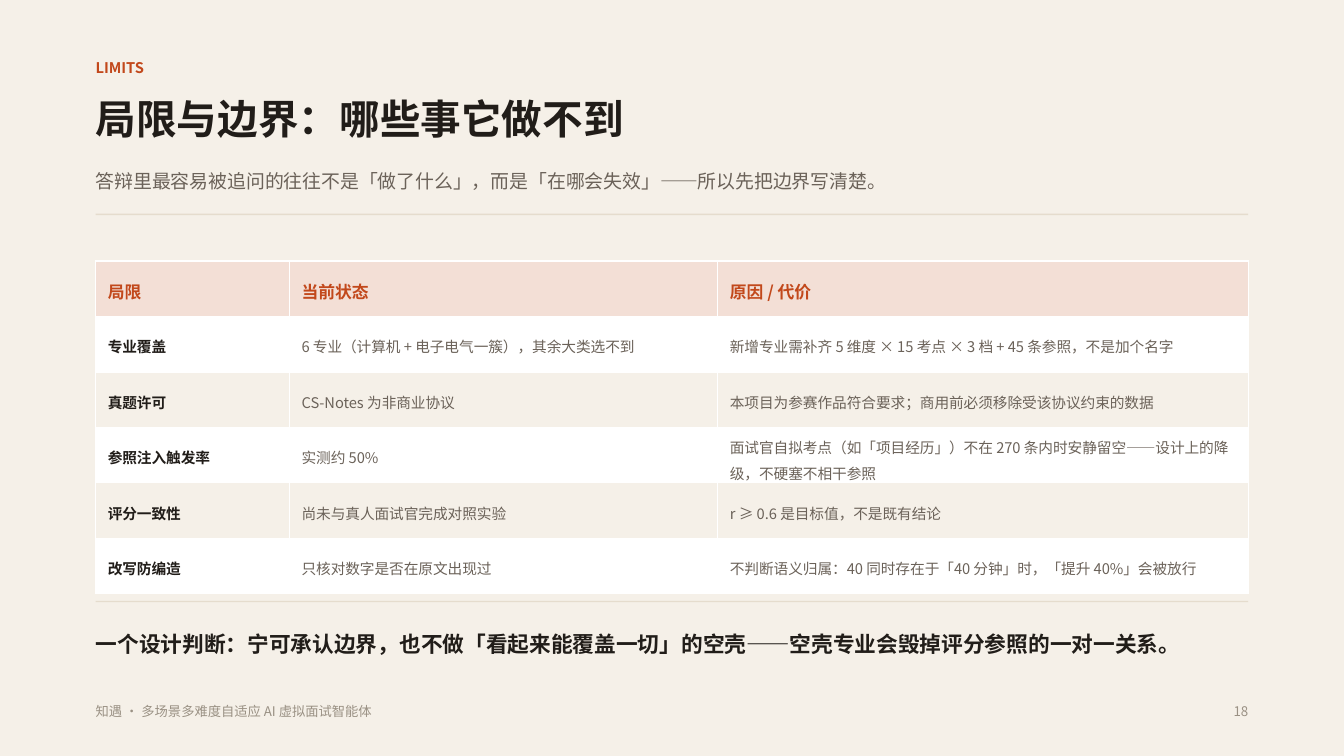
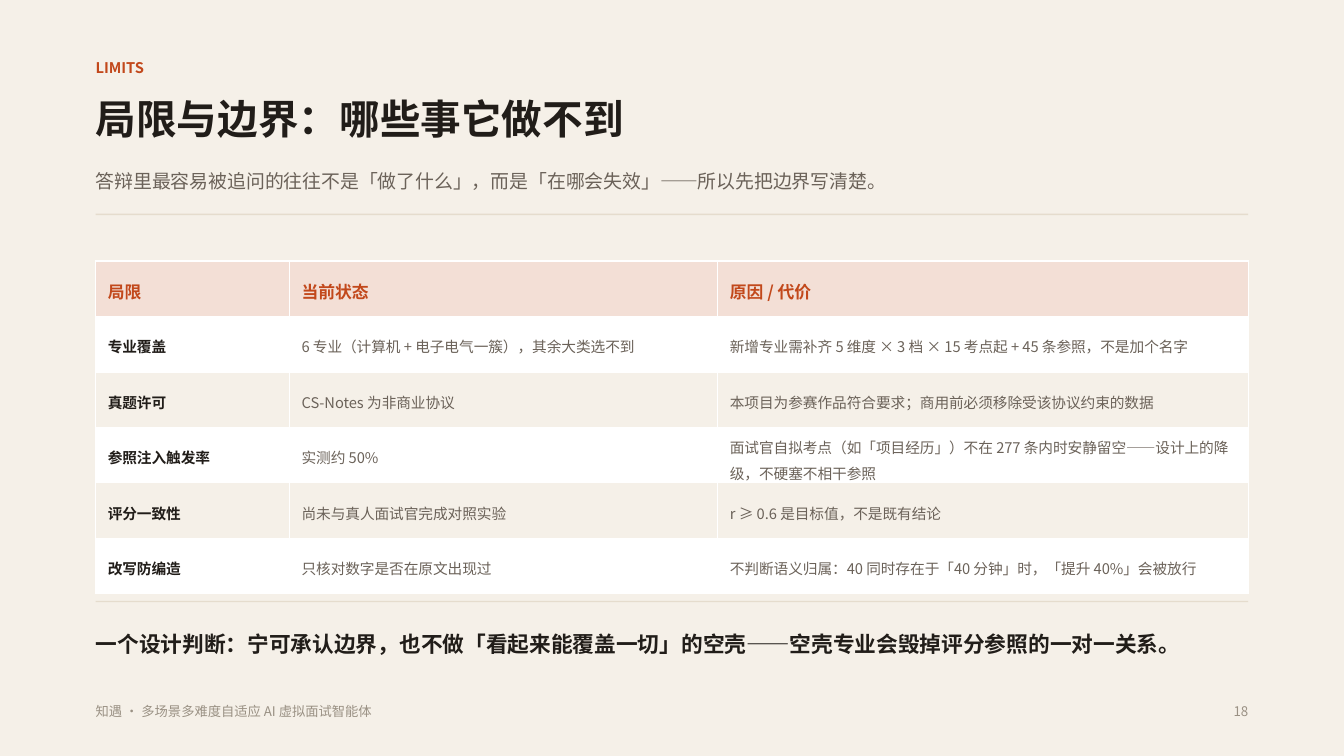
Before and after one commit to shuangxingxi/zhiyu-interview, a slide deck: slide 18 of 知遇-AI虚拟面试官-答辩.pptx. Drawn at 1344x756 pixels with LibreOffice and Linux fonts; fonts in the diff are those of the drawing. Boxes give left, top, right and bottom in pixels: in the first picture for what was removed or moved away, otherwise in the second. Text is boxed around its words. In the diff, an @@ line names an element or a change of style, - is before the commit and + after.

Commit message:
feat(v17): JD 命中考点一键开面试；答辩 PPT 与 README 口径对齐 277

```diff
--- a/知遇-AI虚拟面试官-答辩.pptx
+++ b/知遇-AI虚拟面试官-答辩.pptx
@@ table at (96, 261, 1248, 594) @@
-row 2, column 3: 新增专业需补齐 5 维度 × 15 考点 × 3 档 + 45 条参照，不是加个名字
+row 2, column 3: 新增专业需补齐 5 维度 × 3 档 × 15 考点起 + 45 条参照，不是加个名字
-row 4, column 3: 面试官自拟考点（如「项目经历」）不在 270 条内时安静留空——设计上的降级，不硬塞不相干参照
+row 4, column 3: 面试官自拟考点（如「项目经历」）不在 277 条内时安静留空——设计上的降级，不硬塞不相干参照
```
Also in this commit, not shown: 6 other slides changed, 4 other files.
